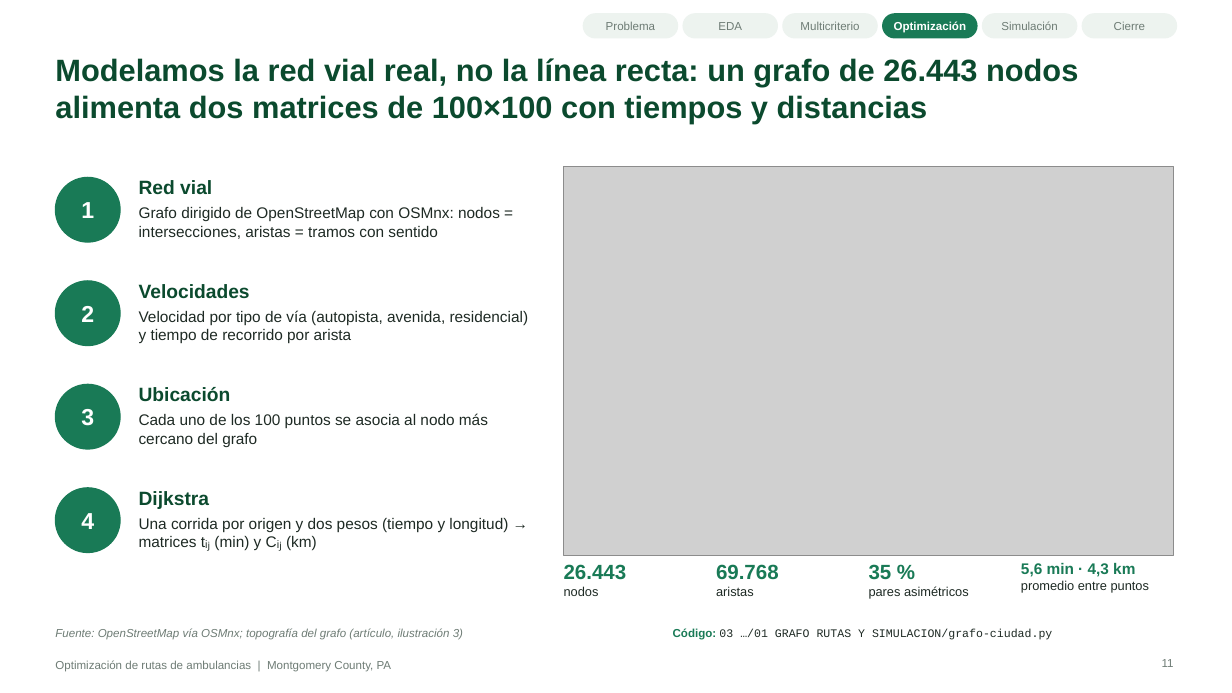
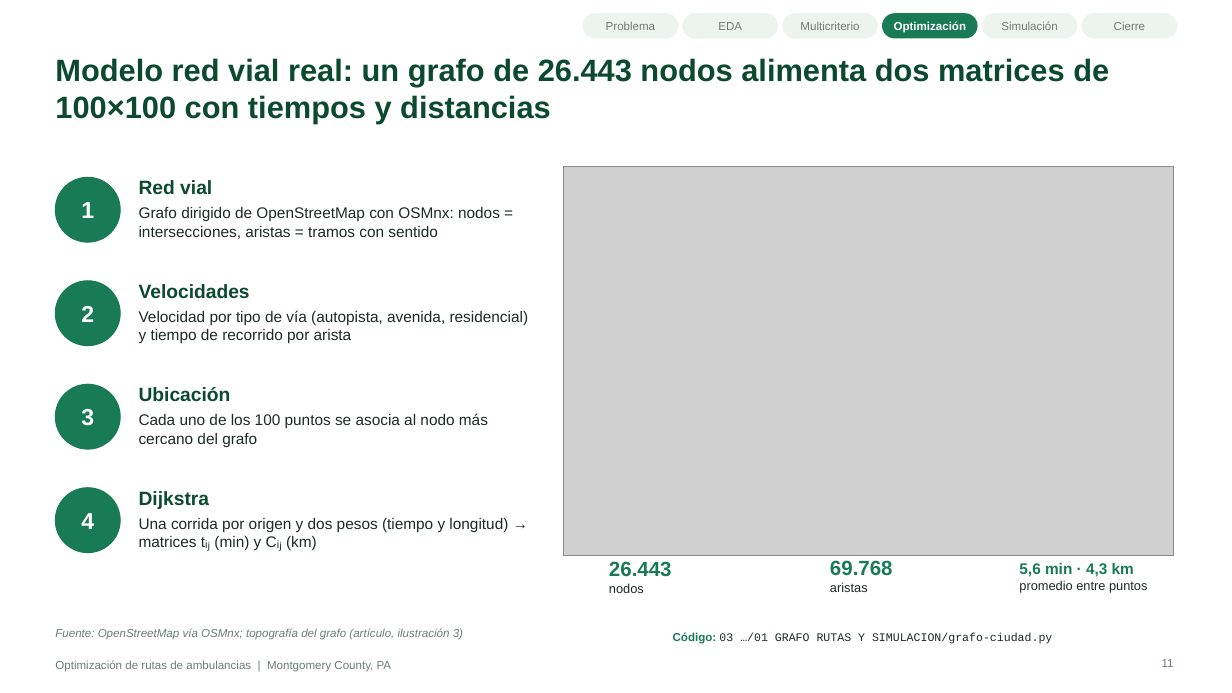
Before and after one commit to juan-aguilera/Proyecto-TDEM, a slide deck: slide 11 of Presentacion_Rutas_Ambulancias.pptx. Drawn at 1232x693 pixels with LibreOffice and Linux fonts; fonts in the diff are those of the drawing; grey boxes stand for pictures; background and template pictures are left out. Boxes give left, top, right and bottom in pixels: in the first picture for what was removed or moved away, otherwise in the second. Text is boxed around its words. In the diff, an @@ line names an element or a change of style, - is before the commit and + after.

```diff
--- a/Presentacion_Rutas_Ambulancias.pptx
+++ b/Presentacion_Rutas_Ambulancias.pptx
@@ title at (55, 58, 1109, 124): text changed @@
-Modelamos la red vial real, no la línea recta: un grafo de 26.443 nodos alimenta dos matrices de 100×100 con tiempos y distancias
+Modelo red vial real: un grafo de 26.443 nodos alimenta dos matrices de 100×100 con tiempos y distancias
@@ text "26.443": place and size @@
-text "26.443" at (564, 564, 627, 596)
+text "26.443" at (609, 561, 672, 593)
@@ text "69.768": place and size @@
-text "69.768" at (716, 564, 779, 596)
+text "69.768" at (830, 560, 893, 592)
@@ text removed at (869, 564, 969, 599) @@
-35 %
-pares asimétricos
@@ text "Código: 03 …/01 GRAFO RUTAS ...": place and size @@
-text "Código: 03 …/01 GRAFO RUTAS ..." at (673, 628, 1052, 640)
+text "Código: 03 …/01 GRAFO RUTAS ..." at (673, 632, 1052, 644)
```
Also in this commit, not shown: 15 other slides changed.
